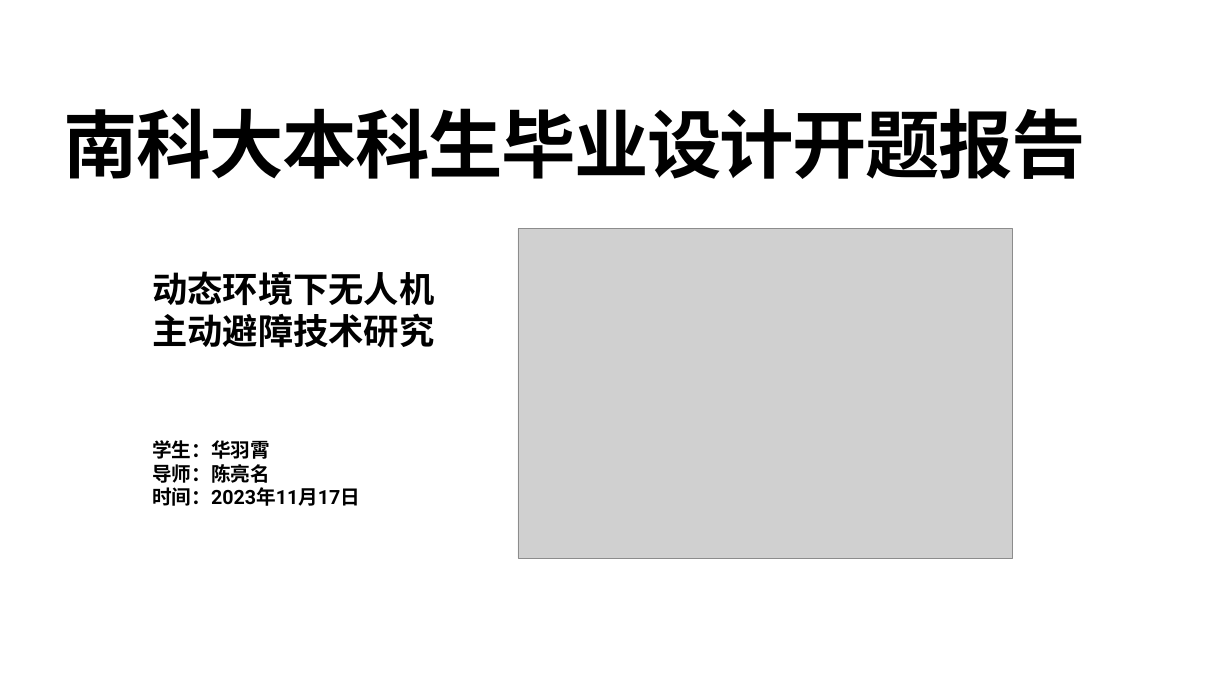
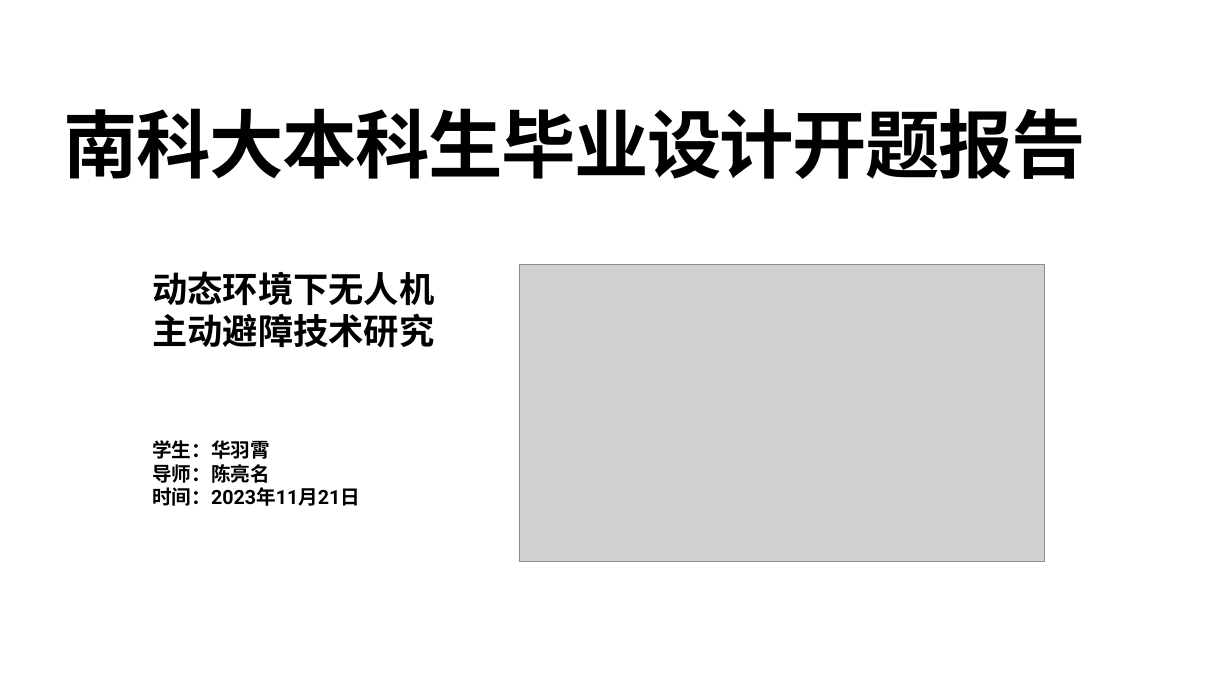
Before and after one commit to HuaYuXiao/AStar-Planner, a slide deck: slide 1 of 报告论文/开题报告/开题报告-华羽霄.pptx. Drawn at 1232x693 pixels with LibreOffice and Linux fonts; fonts in the diff are those of the drawing; grey boxes stand for pictures; background and template pictures are left out. Boxes give left, top, right and bottom in pixels: in the first picture for what was removed or moved away, otherwise in the second. Text is boxed around its words. In the diff, an @@ line names an element or a change of style, - is before the commit and + after.

```diff
--- a/报告论文/开题报告/开题报告-华羽霄.pptx
+++ b/报告论文/开题报告/开题报告-华羽霄.pptx
@@ picture resized from (x1=518, y1=229, x2=1012, y2=558) to (x1=519, y1=265, x2=1044, y2=561) @@
@@ text at (x1=152, y1=487, x2=360, y2=506): text changed @@
-时间：2023年11月17日
+时间：2023年11月21日
```
Also in this commit, not shown: 8 other slides changed, 2 slides added, 2 other files.
